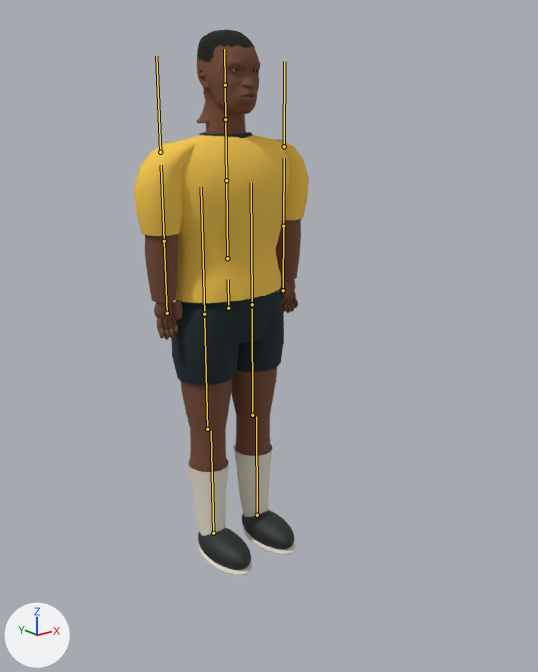
What one commit did to the glTF model public/assets/characters/lagos-footballer.glb.
Both versions are drawn from a 50 mm lens placed at (-1.506, -2.114, 1.665), pointed at (-0.069, -0.317, 0.946). Lighting does not change. The marker at lower left points along +X, +Y and +Z. The older version comes first. The bones that bend it are drawn over the model as lines.

Names of what the first picture shows: 'FootballerMesh'.
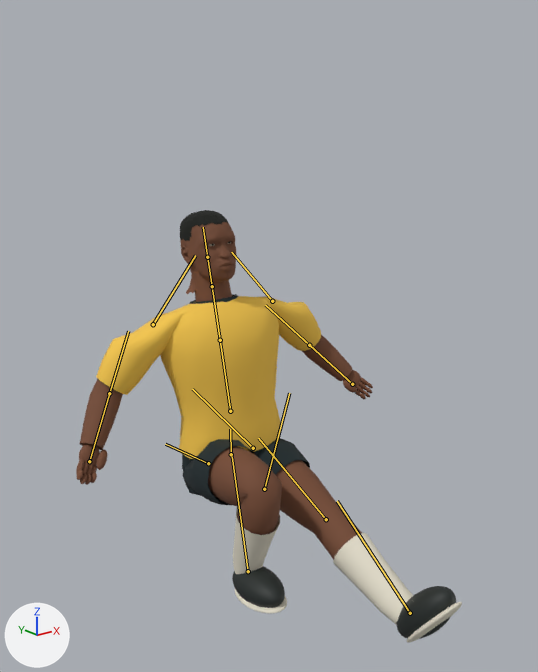
The newer file adds an action. The first version stands in its rest pose; the second is drawn at frame 4 of the action 'slide'.

Changed parts and their boxes (x1, y1, x2, y2) in the pictures (538 x 672 px):
'FootballerMesh', posed (119% wider, 21% shorter)
    before: (133, 30, 309, 575)
    after: (76, 210, 462, 642)
bone 'pelvis', root to tip
    before: (228, 308) to (228, 279)
    after: (231, 454) to (230, 429)
bone 'spine', root to tip
    before: (227, 258) to (226, 180)
    after: (230, 411) to (220, 340)
bone 'chest', root to tip
    before: (226, 180) to (225, 119)
    after: (220, 340) to (212, 286)
bone 'armL', root to tip
    before: (160, 152) to (156, 56)
    after: (153, 324) to (195, 255)
bone 'elbowL', root to tip
    before: (164, 241) to (161, 165)
    after: (109, 393) to (128, 331)
bone 'armR', root to tip
    before: (284, 146) to (284, 61)
    after: (272, 301) to (231, 252)
bone 'elbowR', root to tip
    before: (283, 226) to (284, 158)
    after: (309, 345) to (265, 305)
bone 'legL', root to tip
    before: (204, 314) to (201, 187)
    after: (208, 463) to (165, 444)
bone 'kneeL', root to tip
    before: (207, 429) to (204, 318)
    after: (264, 489) to (289, 393)
bone 'footL', root to tip
    before: (213, 533) to (211, 431)
    after: (248, 571) to (232, 456)
bone 'legR', root to tip
    before: (252, 304) to (251, 183)
    after: (253, 448) to (192, 389)
bone 'kneeR', root to tip
    before: (252, 415) to (252, 308)
    after: (326, 519) to (258, 438)
bone 'footR', root to tip
    before: (257, 515) to (256, 416)
    after: (410, 613) to (337, 501)

Edits to the bpy script that builds the scene:
```text
Change bone_pelvis:
    where bone_pelvis = bpy.data.objects['LagosFootballer'].pose.bones['pelvis']
    bone_pelvis.location: (0.0, 0.0, 0.0) -> (0.0, -0.58, 0.0)
Change bone_spine:
    where bone_spine = bpy.data.objects['LagosFootballer'].pose.bones['spine']  # child of 'pelvis'
    bone_spine.rotation_quaternion: (1.0, 0.0, 0.0, 0.0) -> (0.994, -0.11, 0.0, 0.0)  # degrees (0, 0, 0) -> degrees (-13, 0, 0)
Change bone_chest:
    where bone_chest = bpy.data.objects['LagosFootballer'].pose.bones['chest']  # child of 'spine'
    bone_chest.rotation_quaternion: (1.0, 0.0, 0.0, 0.0) -> (0.999, 0.0, -0.04, 0.0)  # degrees (0, 0, 0) -> degrees (0, -5, 0)
Change bone_arml:
    where bone_arml = bpy.data.objects['LagosFootballer'].pose.bones['armL']  # child of 'chest'
    bone_arml.rotation_quaternion: (1.0, 0.0, 0.0, 0.0) -> (0.937, 0.142, 0.048, -0.316)  # degrees (0, 0, 0) -> degrees (14, 10, -36)
Change bone_elbowl:
    where bone_elbowl = bpy.data.objects['LagosFootballer'].pose.bones['elbowL']  # child of 'armL'
    bone_elbowl.rotation_quaternion: (1.0, 0.0, 0.0, 0.0) -> (0.969, -0.247, 0.0, 0.0)  # degrees (0, 0, 0) -> degrees (-29, 0, 0)
Change bone_armr:
    where bone_armr = bpy.data.objects['LagosFootballer'].pose.bones['armR']  # child of 'chest'
    bone_armr.rotation_quaternion: (1.0, 0.0, 0.0, 0.0) -> (0.932, 0.117, -0.043, 0.34)  # degrees (0, 0, 0) -> degrees (11, -9, 39)
Change bone_elbowr:
    where bone_elbowr = bpy.data.objects['LagosFootballer'].pose.bones['elbowR']  # child of 'armR'
    bone_elbowr.rotation_quaternion: (1.0, 0.0, 0.0, 0.0) -> (0.969, -0.247, 0.0, 0.0)  # degrees (0, 0, 0) -> degrees (-29, 0, 0)
Change bone_legl:
    where bone_legl = bpy.data.objects['LagosFootballer'].pose.bones['legL']  # child of 'pelvis'
    bone_legl.rotation_quaternion: (1.0, 0.0, 0.0, 0.0) -> (0.62, -0.781, -0.059, -0.047)  # degrees (0, 0, 0) -> degrees (-103, -8, 2)
Change bone_kneel:
    where bone_kneel = bpy.data.objects['LagosFootballer'].pose.bones['kneeL']  # child of 'legL'
    bone_kneel.rotation_quaternion: (1.0, 0.0, 0.0, 0.0) -> (0.454, 0.891, 0.0, 0.0)  # degrees (0, 0, 0) -> degrees (126, 0, 0)
Change bone_footl:
    where bone_footl = bpy.data.objects['LagosFootballer'].pose.bones['footL']  # child of 'kneeL'
    bone_footl.rotation_quaternion: (1.0, 0.0, 0.0, 0.0) -> (0.955, -0.296, 0.0, 0.0)  # degrees (0, 0, 0) -> degrees (-34, 0, 0)
Change bone_legr:
    where bone_legr = bpy.data.objects['LagosFootballer'].pose.bones['legR']  # child of 'pelvis'
    bone_legr.rotation_quaternion: (1.0, 0.0, 0.0, 0.0) -> (0.796, -0.605, 0.0, 0.0)  # degrees (0, 0, 0) -> degrees (-74, 0, 0)
Change bone_kneer:
    where bone_kneer = bpy.data.objects['LagosFootballer'].pose.bones['kneeR']  # child of 'legR'
    bone_kneer.rotation_quaternion: (1.0, 0.0, 0.0, 0.0) -> (0.997, 0.075, 0.0, 0.0)  # degrees (0, 0, 0) -> degrees (9, 0, 0)
Change bone_footr:
    where bone_footr = bpy.data.objects['LagosFootballer'].pose.bones['footR']  # child of 'kneeR'
    bone_footr.rotation_quaternion: (1.0, 0.0, 0.0, 0.0) -> (0.995, 0.1, 0.0, 0.0)  # degrees (0, 0, 0) -> degrees (11, 0, 0)
```
